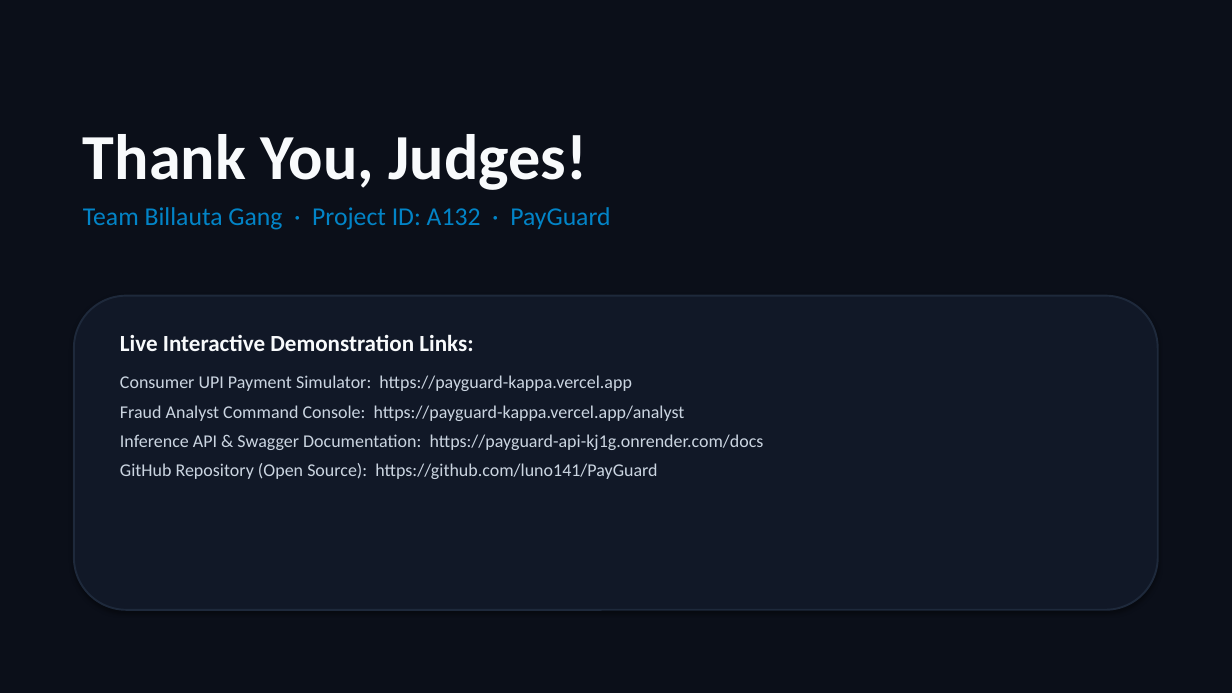
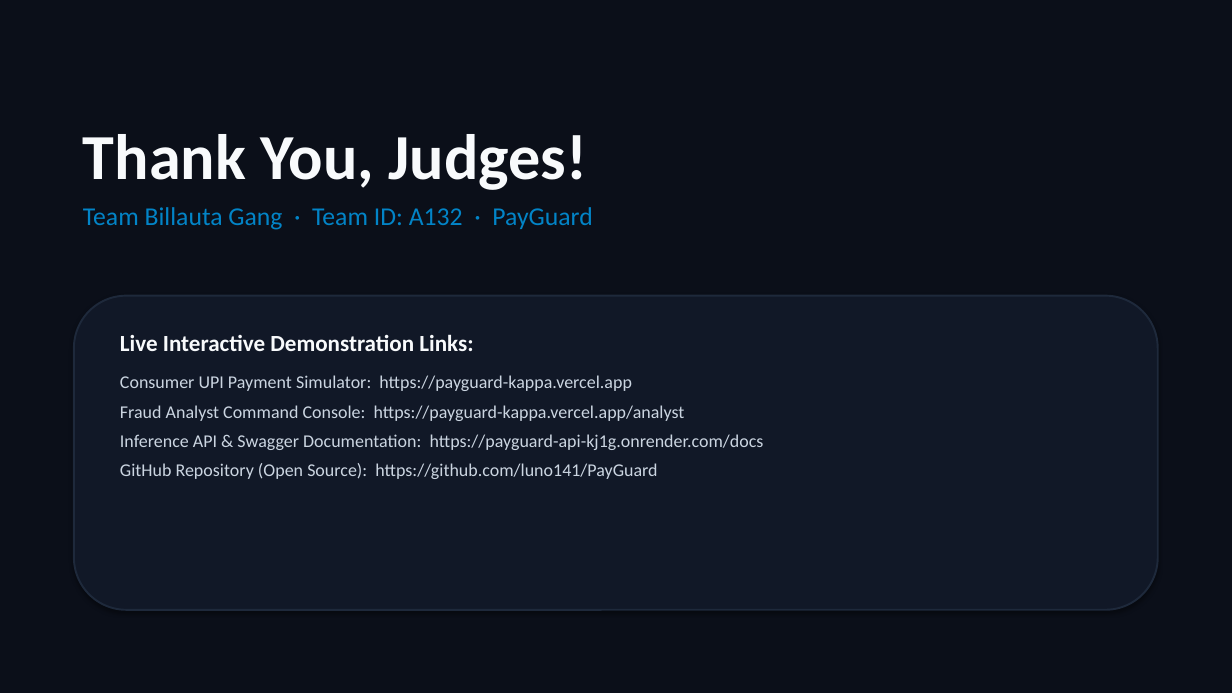
Before and after one commit to luno141/PayGuard, a slide deck: slide 10 of PayGuard_Presentation_BillautaGang.pptx. Drawn at 1232x693 pixels with LibreOffice and Linux fonts; fonts in the diff are those of the drawing. Boxes give left, top, right and bottom in pixels: in the first picture for what was removed or moved away, otherwise in the second. Text is boxed around its words. In the diff, an @@ line names an element or a change of style, - is before the commit and + after.

Commit message:
docs(presentation): update PPTX with correct Team ID: A132 and remove redundant markdown deck

```diff
--- a/PayGuard_Presentation_BillautaGang.pptx
+++ b/PayGuard_Presentation_BillautaGang.pptx
@@ text at (83, 207, 592, 230): text changed @@
-Team Billauta Gang · Project ID: A132 · PayGuard
+Team Billauta Gang · Team ID: A132 · PayGuard
```
Also in this commit, not shown: 2 other files.
